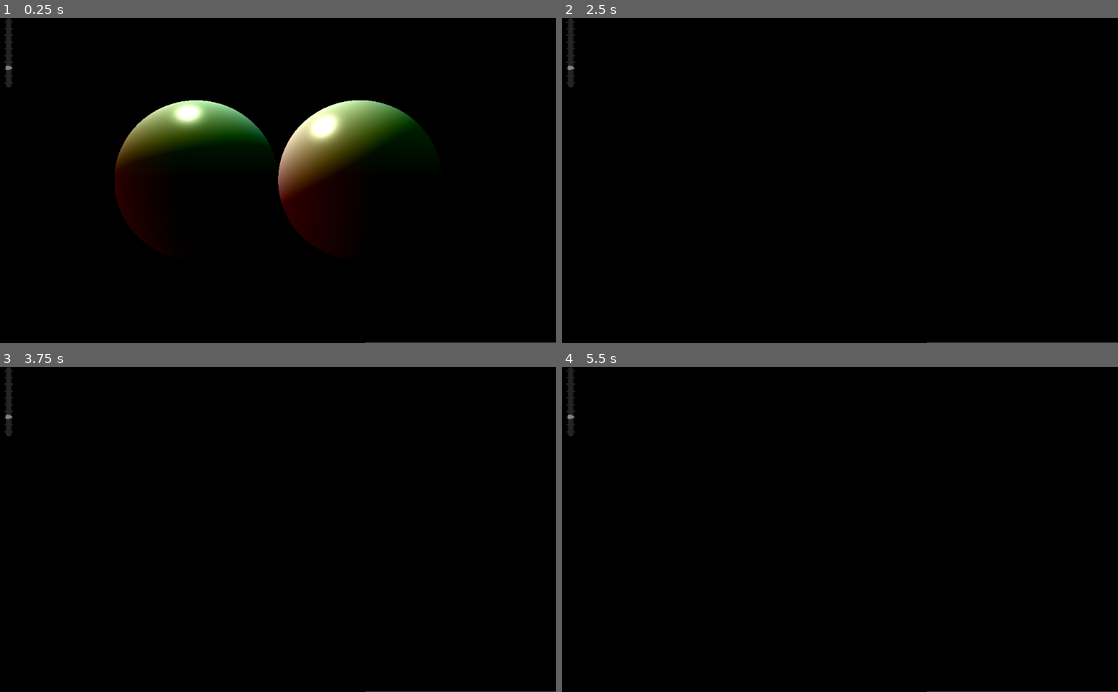
Above: before the commit, frames 1-4 (two rows, left to right).
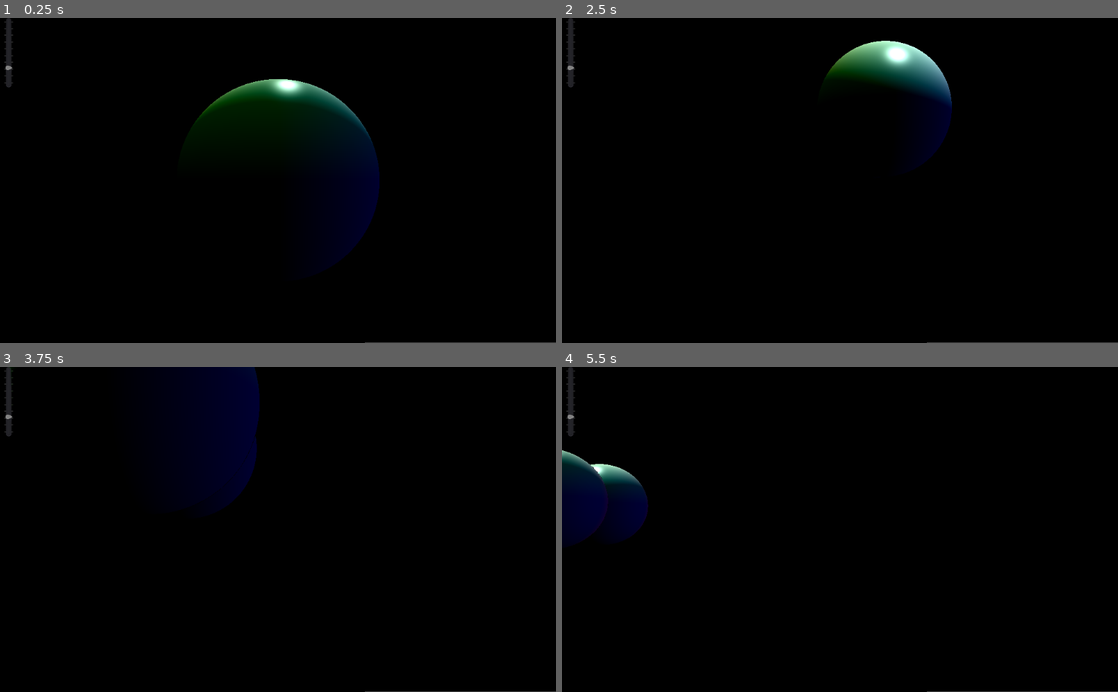
Above: after the commit, the same moments.

Repository: PLUkraine/raymarching-godot
Game: Godot game, scene res://RayMarching/RayMarching_main.tscn
The game is run twice, just before and just after one commit, with the same random seed, the same clock (stepped at 60 frames per second) and the same inputs.
Inputs (mouse positions are in pixels of both pictures, inside the frame that each line leads up to):
- Up to frame 1 (0.25 s): no input
- Up to frame 2 (2.5 s): move the mouse to (867, 180) at 0.52 s; hold S (camera_backward) 0.53-1.28 s; tap E (camera_down) at 0.8, 1.35 s; move the mouse to (812, 180) at 1.27 s; tap W (camera_forward) at 1.55 s; move the mouse to (851, 174) at 2.02 s; hold W (camera_forward) from 2.03 s (still down); tap A (camera_left) at 2.3 s
- Up to frame 3 (3.75 s): move the mouse to (272, 536) at 2.77 s; release W (camera_forward) at 2.78 s; tap A (camera_left) at 2.85 s; tap D (camera_right) at 3.05 s; tap Enter at 3.5 s; move the mouse to (316, 532) at 3.52 s; hold D (camera_right) from 3.53 s (still down)
- Up to frame 4 (5.5 s): tap Q (camera_up) at 3.8, 4.35 s; tap Escape (ui_cancel) at 4.15 s; move the mouse to (673, 480) at 4.27 s; release D (camera_right) at 4.28 s; tap S (camera_backward) at 4.55 s; tap Space at 5 s; move the mouse to (867, 529) at 5.02 s; hold S (camera_backward) from 5.03 s (still down); tap E (camera_down) at 5.3 s

The runs differ from the first frame. In frame 1, 12% of the frame differs, in the area x 20-78%, y 18-77%; in frame 2, 2.9%; in frame 3, 4.7%; in frame 4, 3.2%.

Commit message:
Implement FPS camera

Diff:
--- a/RayMarching/CameraMovement.gd
+++ b/RayMarching/CameraMovement.gd
@@ -2,8 +2,9 @@
 
 export(float) var MOUSE_SENSITIVITY = 0.05
 export(float) var MAX_VELOCITY = 7
-var velocity = Vector3()
-var mouseOffsets = Vector2()
+var velocity: Vector3 = Vector3()
+var mouseOffsets: Vector2 = Vector2()
+
 
 func compute_direction(pitchRad, yawRad):
     return Vector3(
@@ -12,9 +13,57 @@
         cos(pitchRad) * sin(yawRad)
     )
 
+
+func compute_direction_forward(yawRad) -> Vector3:
+    return Vector3(
+        cos(yawRad),
+        0,
+        sin(yawRad)
+    )
+
+
+func compute_direction_right(yawRad) -> Vector3:
+    return Vector3(
+        -sin(yawRad),
+        0,
+        cos(yawRad)
+    )
+
+
+func process_input(delta):
+    # process movement
+    var deltaStep = MAX_VELOCITY * delta
+    var directionForward = compute_direction_forward(deg2rad(mouseOffsets.x))
+    var directionRight = compute_direction_right(deg2rad(mouseOffsets.x))
+    velocity = Vector3()
+
+    if Input.is_action_pressed("camera_left"):
+        velocity -= deltaStep * directionRight
+    elif Input.is_action_pressed("camera_right"):
+        velocity += deltaStep * directionRight
+
+    if Input.is_action_pressed("camera_forward"):
+        velocity += deltaStep * directionForward
+    elif Input.is_action_pressed("camera_backward"):
+        velocity -= deltaStep * directionForward
+
+    if Input.is_action_pressed("camera_up"):
+        velocity.y = deltaStep
+    elif Input.is_action_pressed("camera_down"):
+        velocity.y = -deltaStep
+
+    # lock/unlock mouse cursor
+    if Input.is_action_just_pressed("ui_cancel"):
+        if Input.get_mouse_mode() == Input.MOUSE_MODE_CAPTURED:
+            Input.set_mouse_mode(Input.MOUSE_MODE_VISIBLE)
+        else:
+            Input.set_mouse_mode(Input.MOUSE_MODE_CAPTURED)
+
+
 func _ready():
     # by default we want to lock the mouse cursor
     Input.set_mouse_mode(Input.MOUSE_MODE_CAPTURED)
+
 
 func _input(event):
     if event is InputEventMouseMotion and Input.get_mouse_mode() == Input.MOUSE_MODE_CAPTURED:
@@ -28,37 +77,6 @@
         var colorRect = get_parent()
         colorRect.material.set_shader_param("front", newDirection)
 
-func process_input(delta):
-    # process movement
-    var deltaStep = MAX_VELOCITY * delta
-    if Input.is_action_pressed("camera_left"):
-        velocity.x = -deltaStep
-    elif Input.is_action_pressed("camera_right"):
-        velocity.x = deltaStep
-    else:
-        velocity.x = 0
-
-    if Input.is_action_pressed("camera_forward"):
-        velocity.z = deltaStep
-    elif Input.is_action_pressed("camera_backward"):
-        velocity.z = -deltaStep
-    else:
-        velocity.z = 0
-
-    if Input.is_action_pressed("camera_up"):
-        velocity.y = deltaStep
-    elif Input.is_action_pressed("camera_down"):
-        velocity.y = -deltaStep
-    else:
-        velocity.y = 0
-
-    # lock/unlock mouse cursor
-    if Input.is_action_just_pressed("ui_cancel"):
-        if Input.get_mouse_mode() == Input.MOUSE_MODE_CAPTURED:
-            Input.set_mouse_mode(Input.MOUSE_MODE_VISIBLE)
-        else:
-            Input.set_mouse_mode(Input.MOUSE_MODE_CAPTURED)
-
 
 func _physics_process(delta):
     process_input(delta)
--- a/RayMarching/RayMarching_main.tscn
+++ b/RayMarching/RayMarching_main.tscn
@@ -134,8 +134,8 @@
 shader_param/specularExponent = 64.0
 shader_param/lightPos = Vector3( 0, 5, 0 )
 shader_param/fov = 45.0
-shader_param/cameraPos = Vector3( 0, 0, -5 )
-shader_param/front = Vector3( 0, 0, 1 )
+shader_param/cameraPos = Vector3( -5, 0, 0 )
+shader_param/front = Vector3( 1, 0, 0 )
 shader_param/up = Vector3( 0, 1, 0 )
 
 [node name="Node" type="Node"]
